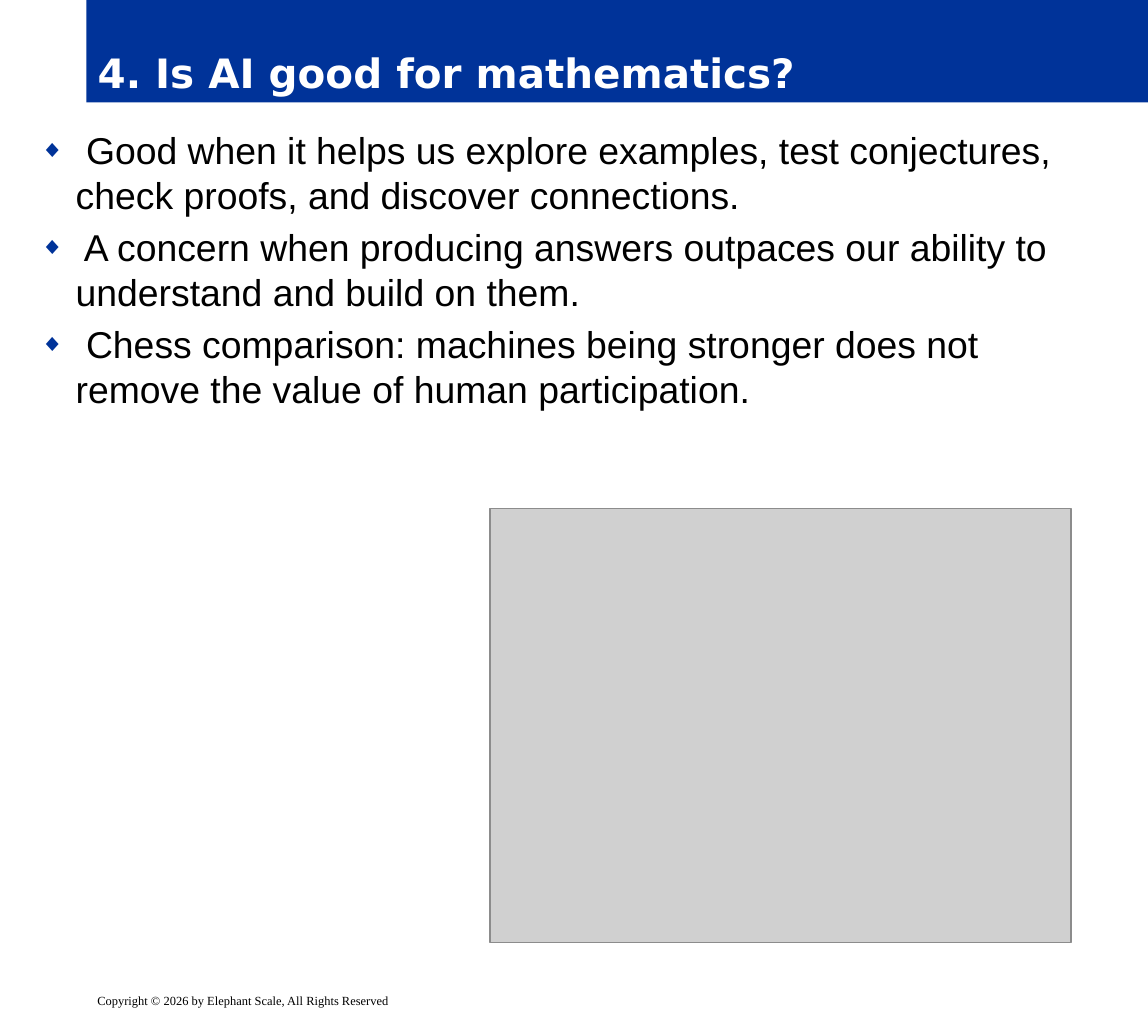
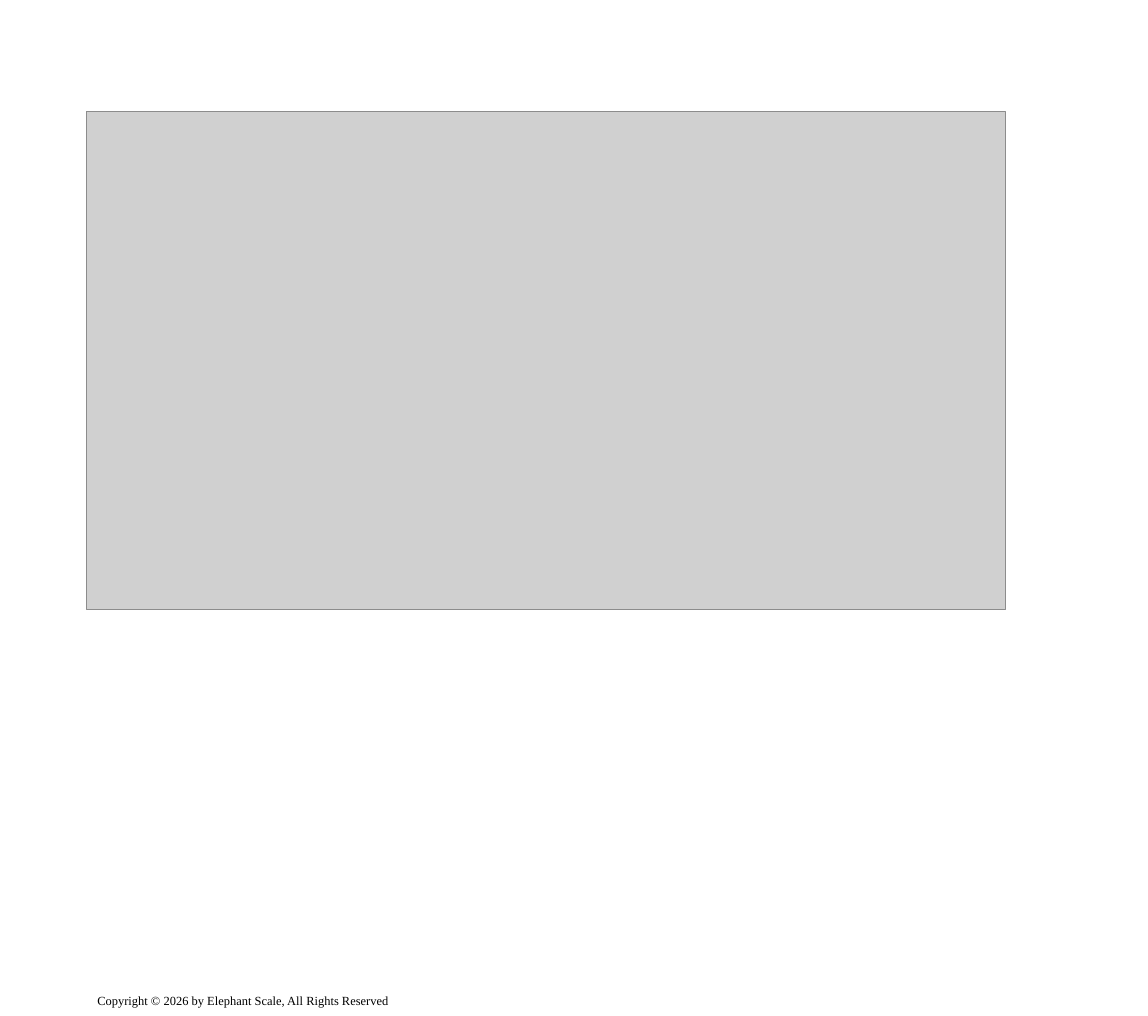
Before and after one commit to elephantscale/OpenAI-labs, a slide deck: slide 12 of 121-Tabular-Foundation-Models-for-Data-Science-Agents/slides/release/01__intro.pptx (slide 6 before the commit). Drawn at 1148x1016 pixels with LibreOffice and Linux fonts; fonts in the diff are those of the drawing; grey boxes stand for pictures; background and template pictures are left out. Boxes give left, top, right and bottom in pixels: in the first picture for what was removed or moved away, otherwise in the second. Text is boxed around its words. In the diff, an @@ line names an element or a change of style, - is before the commit and + after.

```diff
--- a/121-Tabular-Foundation-Models-for-Data-Science-Agents/slides/release/01__intro.pptx
+++ b/121-Tabular-Foundation-Models-for-Data-Science-Agents/slides/release/01__intro.pptx
@@ title removed at bbox=[86, 0, 1148, 102] @@
-4. Is AI good for mathematics?
@@ picture added at bbox=[86, 112, 1006, 609] @@
@@ text removed at bbox=[76, 137, 1050, 411] @@
-◆ Good when it helps us explore examples, test conjectures, check proofs, and discover connections.
-◆ A concern when producing answers outpaces our ability to understand and build on them.
-◆ Chess comparison: machines being stronger does not remove the value of human participation.
@@ picture removed at bbox=[491, 508, 1072, 942] @@
```
Also in this commit, not shown: 9 other slides changed, 12 slides added, 1 other file.
